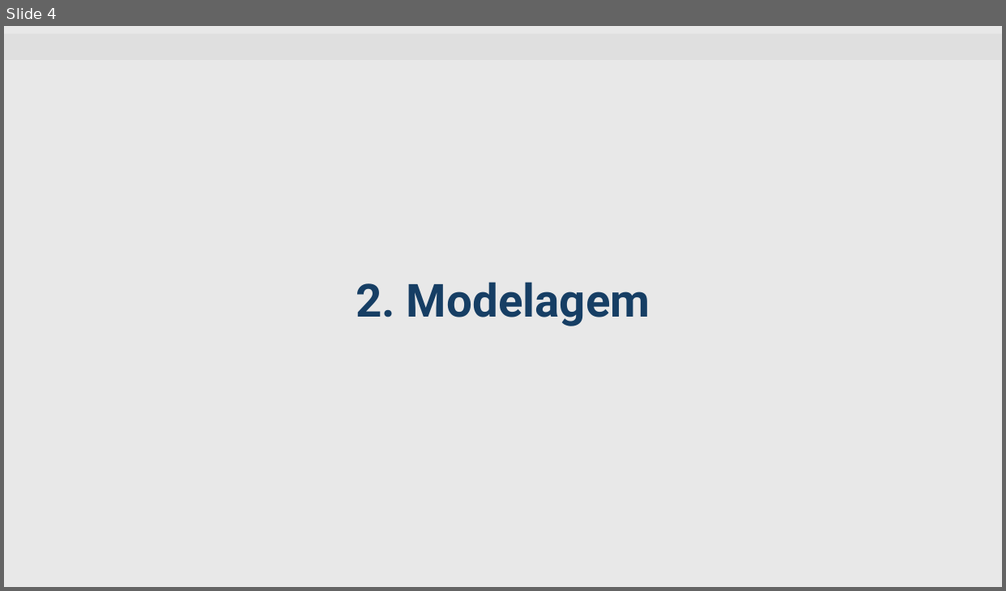
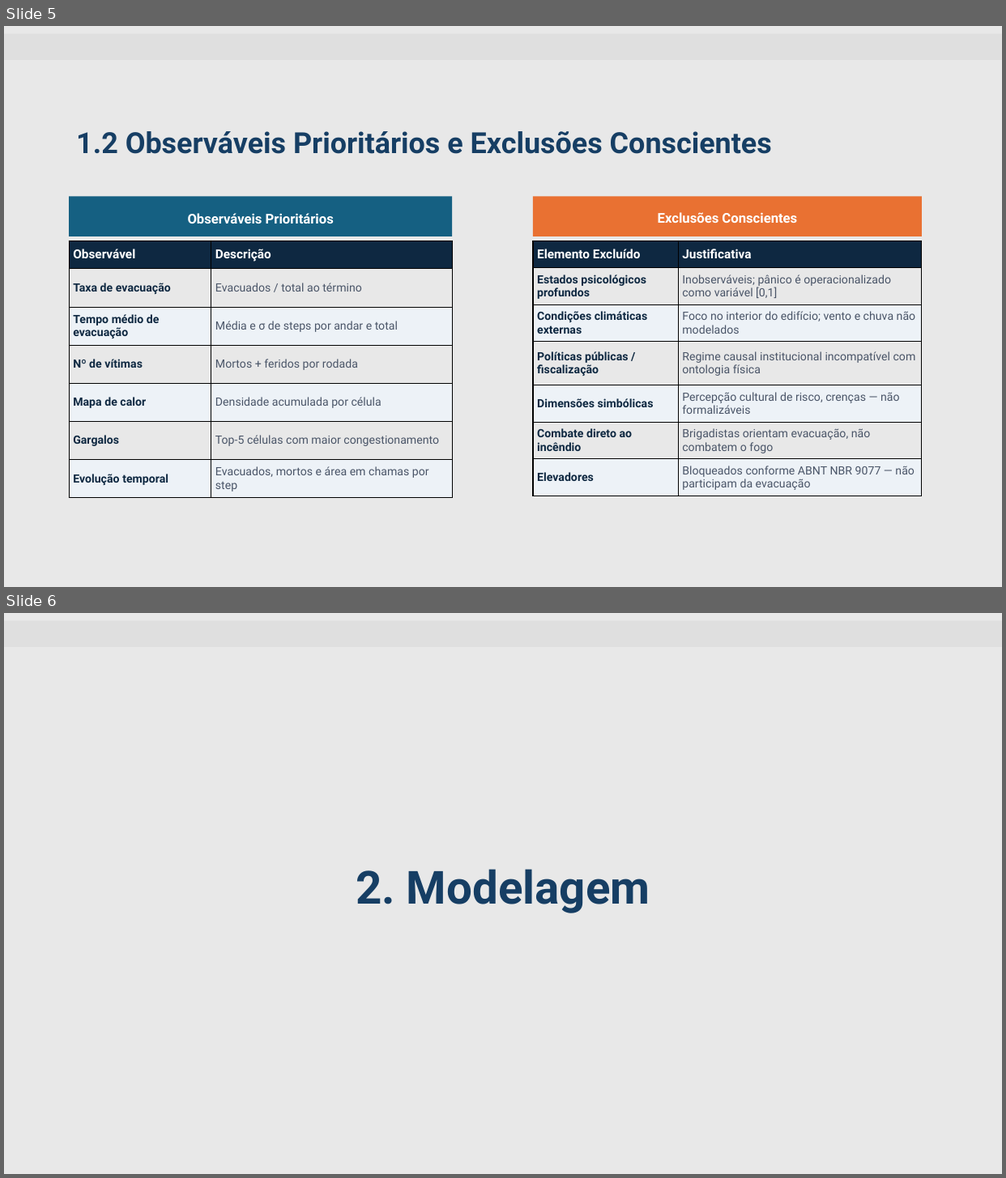
Before and after one commit to mattedi/Simulacao-2026, a slide deck: GuilhermeBackLucasFritzke/Template_Simnario_Guilherme_Lucas.pptx. Shown one above the other, each under a label of ours: slide 4 before the commit, slides 5 and 6 after it. The pictures are 1006x591 and 1006x1178 pixels, drawn with LibreOffice and Linux fonts; fonts in the diff are those of the drawing; background and template pictures are left out. Boxes give left, top, right and bottom in pixels: in the first picture for what was removed or moved away, otherwise in the second. Text is boxed around its words. In the diff, an @@ line names an element or a change of style, - is before the commit and + after.

```diff
--- a/GuilhermeBackLucasFritzke/Template_Simnario_Guilherme_Lucas.pptx
+++ b/GuilhermeBackLucasFritzke/Template_Simnario_Guilherme_Lucas.pptx
@@ slide 5 added at [4,26,1002,587], background #E8E8E8; not listed: 1 template element that a slide beside it also shows @@
@@ text added at [76,131,772,154], 28 pt, text #163E64, bold @@
+1.2 Observáveis Prioritários e Exclusões Conscientes
@@ rectangle added at [69,197,453,237], fill #156082 @@
@@ text added at [188,213,334,224], 13 pt, text #FFFFFF, bold @@
+Observáveis Prioritários
@@ rectangle added at [533,197,922,237], fill #E97132 @@
@@ text added at [658,212,797,223], 13 pt, text #FFFFFF, bold @@
+Exclusões Conscientes
@@ table added at [69,241,453,498], 7 rows, 2 columns @@
+Observável | Descrição
+Taxa de evacuação | Evacuados / total ao término
+Tempo médio de evacuação | Média e σ de steps por andar e total
+Nº de vítimas | Mortos + feridos por rodada
+Mapa de calor | Densidade acumulada por célula
+Gargalos | Top-5 células com maior congestionamento
+Evolução temporal | Evacuados, mortos e área em chamas por step
@@ table added at [533,241,922,496], 7 rows, 2 columns @@
+Elemento Excluído | Justificativa
+Estados psicológicos profundos | Inobserváveis; pânico é operacionalizado como variável [0,1]
+Condições climáticas externas | Foco no interior do edifício; vento e chuva não modelados
+Políticas públicas / fiscalização | Regime causal institucional incompatível com ontologia física
+Dimensões simbólicas | Percepção cultural de risco, crenças — não formalizáveis
+Combate direto ao incêndio | Brigadistas orientam evacuação, não combatem o fogo
+Elevadores | Bloqueados conforme ABNT NBR 9077 — não participam da evacuação
@@ what was slide 4 is now slide 6 @@
```
Also in this commit, not shown: 1 slide changed, 1 other slide added.
